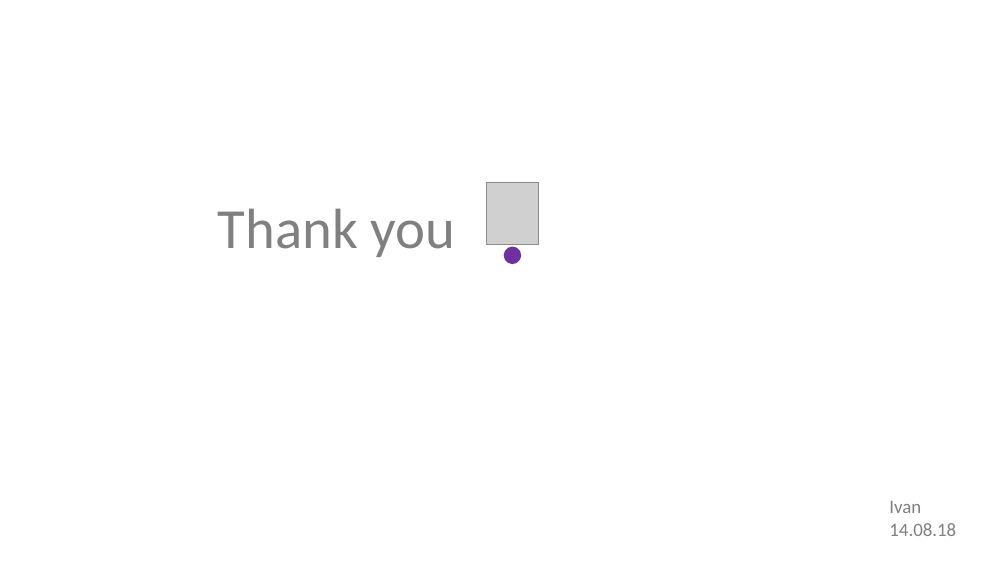
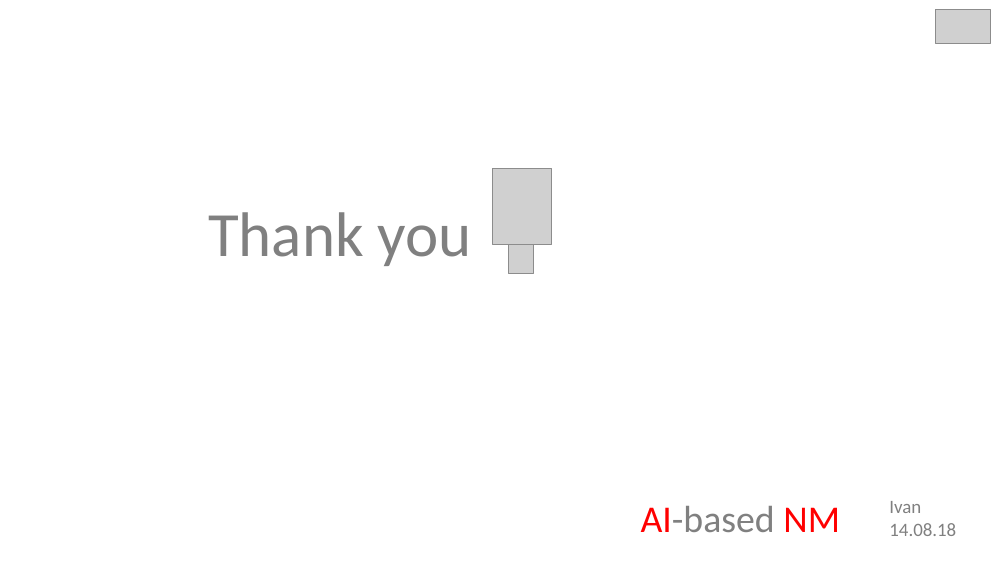
Before and after one commit to sunmapleleaf/AINM, a slide deck: slide 14 of reference/PPT/Initial Survey.pptx (slide 12 before the commit). Drawn at 1008x567 pixels with LibreOffice and Linux fonts; fonts in the diff are those of the drawing; grey boxes stand for pictures. Boxes give left, top, right and bottom in pixels: in the first picture for what was removed or moved away, otherwise in the second. Text is boxed around its words. In the diff, an @@ line names an element or a change of style, - is before the commit and + after.

```diff
--- a/reference/PPT/Initial Survey.pptx
+++ b/reference/PPT/Initial Survey.pptx
@@ picture added at [936,10,991,43] @@
@@ picture: place and size @@
-picture at [486,182,538,243]
+picture at [492,169,552,245]
@@ text "Thank you": place and size @@
-text "Thank you" at [218,208,456,257]
+text "Thank you" at [208,212,472,266]
@@ text "Thank you" at [208,212,472,266]: size 54 to 60 pt @@
@@ ellipse removed at [504,247,521,264] @@
@@ picture added at [509,244,533,273] @@
@@ text added at [641,506,840,532], 36 pt, text #808080 @@
+AI-based NM
```
Also in this commit, not shown: 8 other slides changed, 5 slides added, 3 slides removed, 3 other files.
